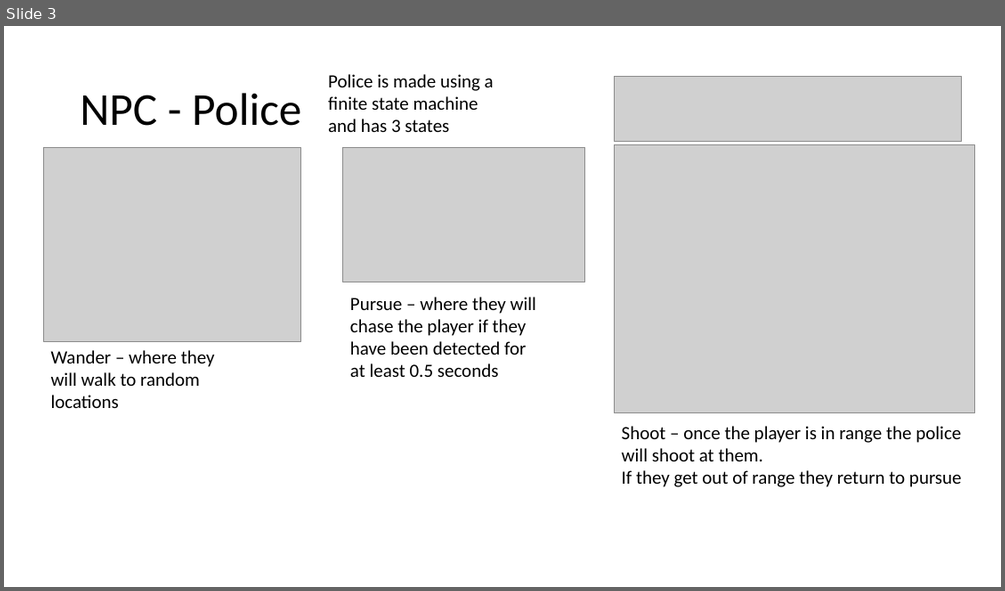
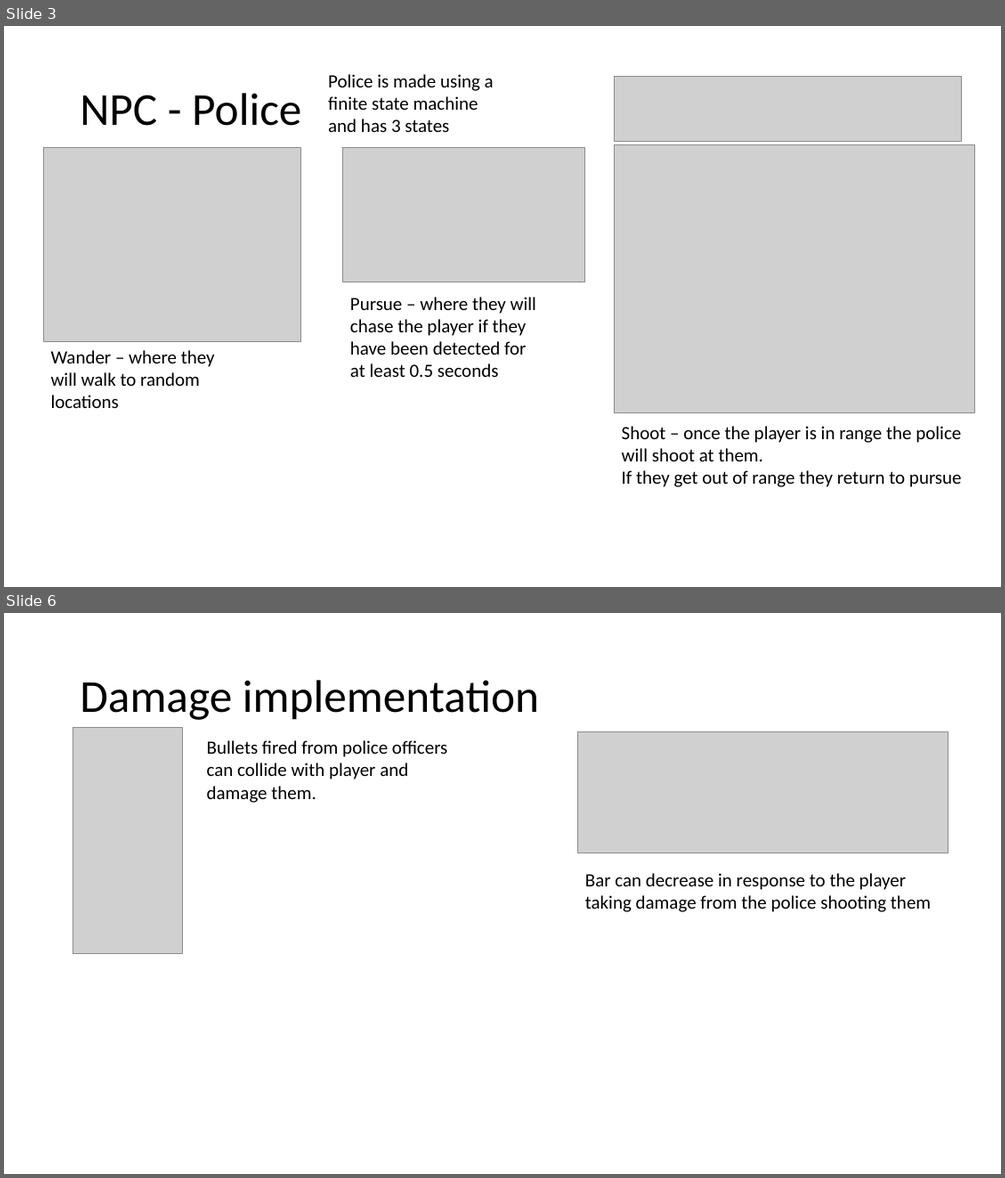
Before and after one commit to MatthiusM/GameConsole, a slide deck: GameProgress.pptx. Shown one above the other, each under a label of ours: slide 3 before the commit, slides 3 and 6 after it; the slides between them are not shown. The pictures are 1005x591 and 1005x1178 pixels, drawn with LibreOffice and Linux fonts; fonts in the diff are those of the drawing; grey boxes stand for pictures. Boxes give left, top, right and bottom in pixels: in the first picture for what was removed or moved away, otherwise in the second. Text is boxed around its words. In the diff, an @@ line names an element or a change of style, - is before the commit and + after.

```diff
--- a/GameProgress.pptx
+++ b/GameProgress.pptx
@@ slide 6 added at <box>4,613,1001,1174</box>, background #FFFFFF @@
@@ title added at <box>80,680,539,720</box>, 44 pt, text #000000 @@
+Damage implementation
@@ picture added at <box>73,728,183,953</box> @@
@@ text added at <box>207,740,447,803</box>, 18 pt, text #000000 @@
+Bullets fired from police officers can collide with player and damage them.
@@ picture added at <box>577,732,947,852</box> @@
@@ text added at <box>585,873,930,912</box>, 18 pt, text #000000 @@
+Bar can decrease in response to the player taking damage from the police shooting them
```
Also in this commit, not shown: 2 other slides added, 1 other file.
